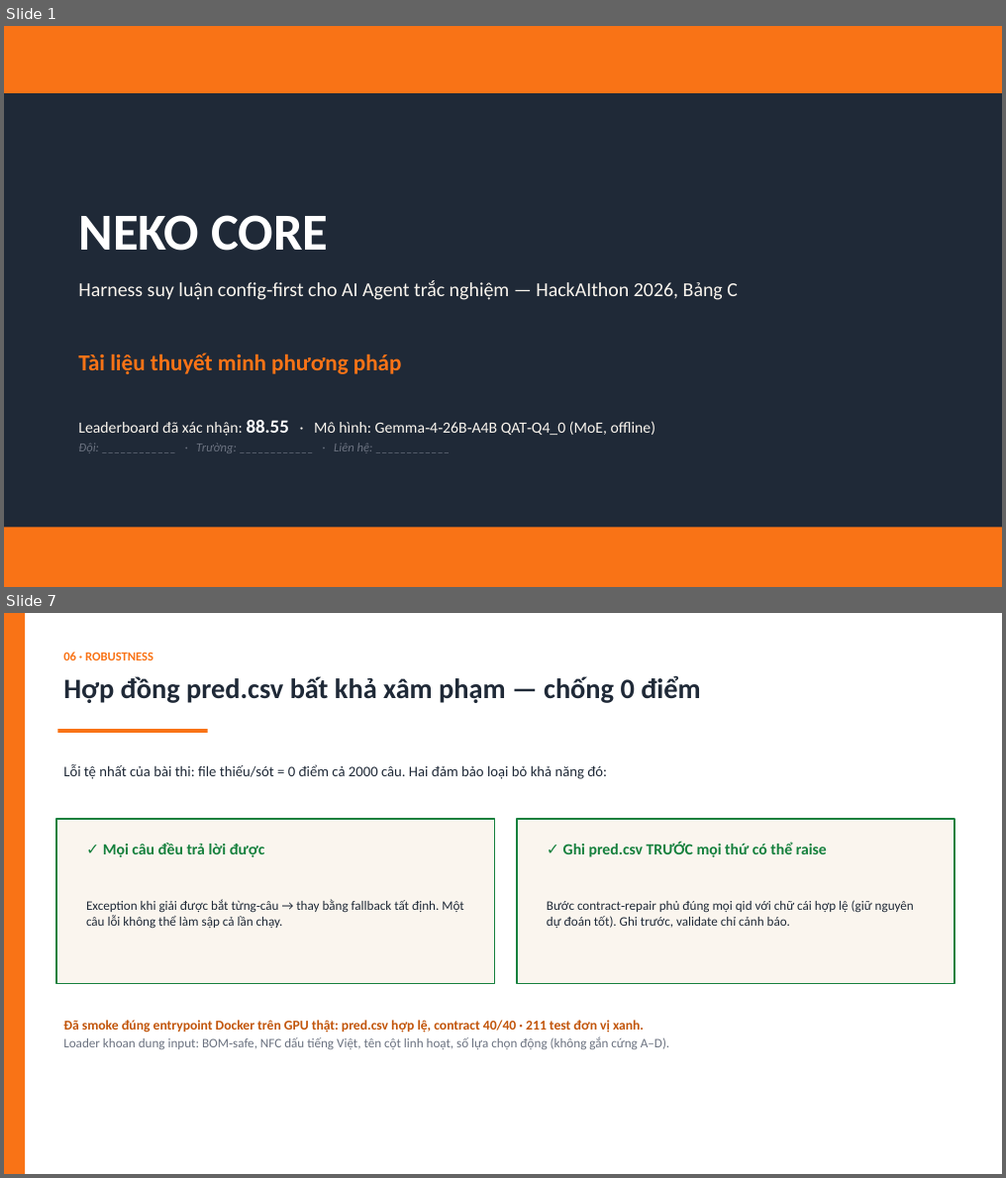
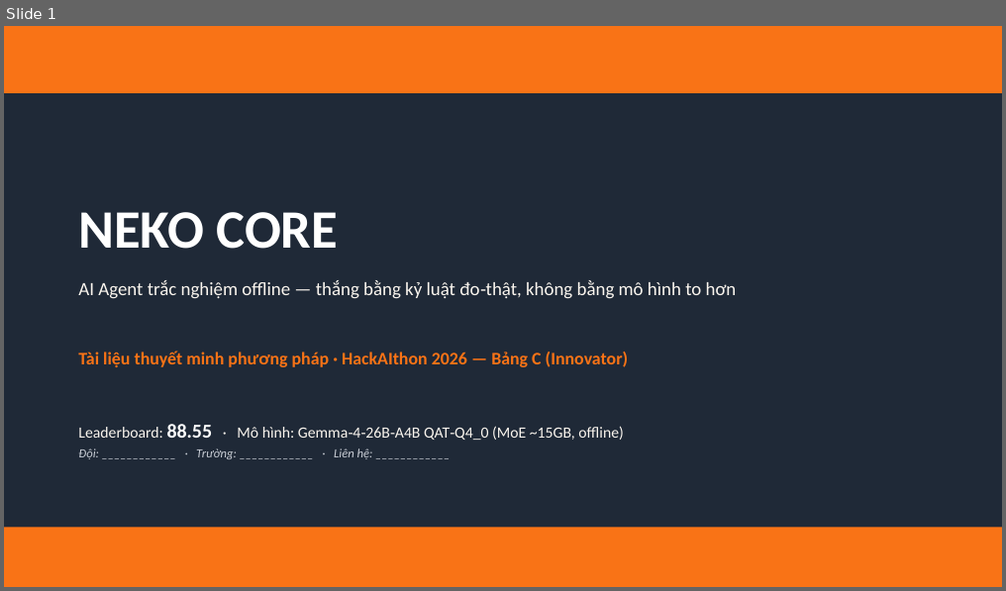
Before and after one commit to meiiie/bang_c, a slide deck: docs/Neko-Core-Thuyet-minh-phuong-phap.pptx. Shown one above the other, each under a label of ours: slides 1 and 7 before the commit, slide 1 after it; the slides between them are not shown. The pictures are 1006x1178 and 1006x591 pixels, drawn with LibreOffice and Linux fonts; fonts in the diff are those of the drawing. Boxes give left, top, right and bottom in pixels: in the first picture for what was removed or moved away, otherwise in the second. Text is boxed around its words. In the diff, an @@ line names an element or a change of style, - is before the commit and + after.

```diff
--- a/docs/Neko-Core-Thuyet-minh-phuong-phap.pptx
+++ b/docs/Neko-Core-Thuyet-minh-phuong-phap.pptx
@@ slide 7 removed at [4, 613, 1002, 1174], background #FFFFFF @@
@@ rectangle removed at [4, 613, 25, 1174] @@
@@ text removed at [63, 652, 153, 661] @@
-06 · ROBUSTNESS
@@ text removed at [63, 675, 700, 703] @@
-Hợp đồng pred.csv bất khả xâm phạm — chống 0 điểm
@@ rectangle removed at [57, 729, 208, 733] @@
@@ text removed at [63, 764, 607, 779] @@
-Lỗi tệ nhất của bài thi: file thiếu/sót = 0 điểm cả 2000 câu. Hai đảm bảo loại bỏ khả năng đó:
@@ rectangle removed at [56, 819, 494, 983] @@
@@ rectangle removed at [517, 819, 954, 983] @@
@@ text removed at [103, 843, 265, 858] @@
-✓ Mọi câu đều trả lời được
@@ text removed at [563, 842, 827, 858] @@
-✓ Ghi pred.csv TRƯỚC mọi thứ có thể raise
@@ text removed at [86, 899, 463, 929] @@
-Exception khi giải được bắt từng‑câu → thay bằng fallback tất định. Một câu lỗi không thể làm sập cả lần chạy.
@@ text removed at [547, 900, 914, 928] @@
-Bước contract‑repair phủ đúng mọi qid với chữ cái hợp lệ (giữ nguyên dự đoán tốt). Ghi trước, validate chỉ cảnh báo.
@@ text removed at [63, 1020, 669, 1050] @@
-Đã smoke đúng entrypoint Docker trên GPU thật: pred.csv hợp lệ, contract 40/40 · 211 test đơn vị xanh.
-Loader khoan dung input: BOM‑safe, NFC dấu tiếng Việt, tên cột linh hoạt, số lựa chọn động (không gắn cứng A–D).
@@ slide 1 changed as well @@
@@ text "NEKO CORE" at [78, 212, 339, 249]: size 50 to 52 pt; more space between paragraphs @@
@@ text at [78, 280, 737, 299]: text changed; size 19 to 18 pt @@
-Harness suy luận config‑first cho AI Agent trắc nghiệm — HackAIthon 2026, Bảng C
+AI Agent trắc nghiệm offline — thắng bằng kỷ luật đo‑thật, không bằng mô hình to hơn
@@ text at [78, 351, 628, 368]: text changed; size 22 to 17 pt @@
-Tài liệu thuyết minh phương pháp
+Tài liệu thuyết minh phương pháp · HackAIthon 2026 — Bảng C (Innovator)
@@ text at [78, 424, 623, 440]: text changed @@
-Leaderboard đã xác nhận: 88.55 · Mô hình: Gemma‑4‑26B‑A4B QAT‑Q4_0 (MoE, offline)
+Leaderboard: 88.55 · Mô hình: Gemma‑4‑26B‑A4B QAT‑Q4_0 (MoE ~15GB, offline)
@@ text at [78, 449, 373, 460]: text colour #6B7280 to #C9CED6 in "Đội: ____________ · Trường: ____________ · Liên ..."; more space between paragraphs @@
```
Also in this commit, not shown: 9 other slides changed, 3 slides added, 1 other slide removed, 1 other file.
